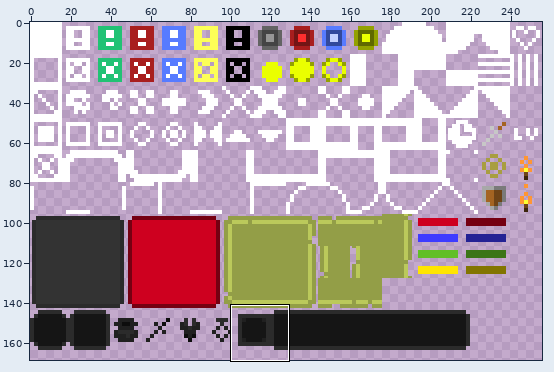
Sprite sheet -- image/interface.png. Above, an overview of the earlier version with the close-up marked.
Close-up. Before the edit:
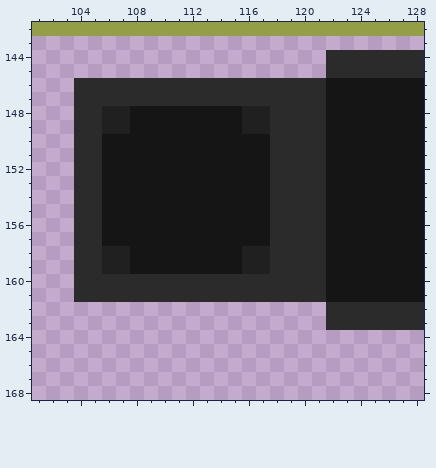
The file is 512x512 pixels, drawn in blocks of 2x2; one block is one cell here. Colours within 5 levels of each other are drawn and written as one. Shown: x 101..128, y 142..168. The wide view leaves out empty margins.
Once edited:
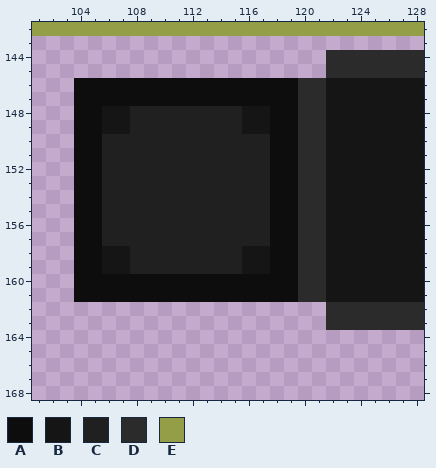
Palette (. is transparent): A #0d0d0d  B #151515  C #202020  D #2b2b2b  E #939e47
Commit: make floor slots look better
From old to new:
The edit turns colour D into colour A in rows 146 to 147 at x 104 to 119; in rows 148 to 159 at x 104 to 105 and 118 to 119; in rows 160 to 161 at x 104 to 119.
The edit turns colour C into colour B in rows 148 to 149 at x 106 to 107 and 116 to 117; in rows 158 to 159 at x 106 to 107 and 116 to 117.
The edit turns colour B into colour C in rows 148 to 149 at x 108 to 115; in rows 150 to 157 at x 106 to 117; in rows 158 to 159 at x 108 to 115.
